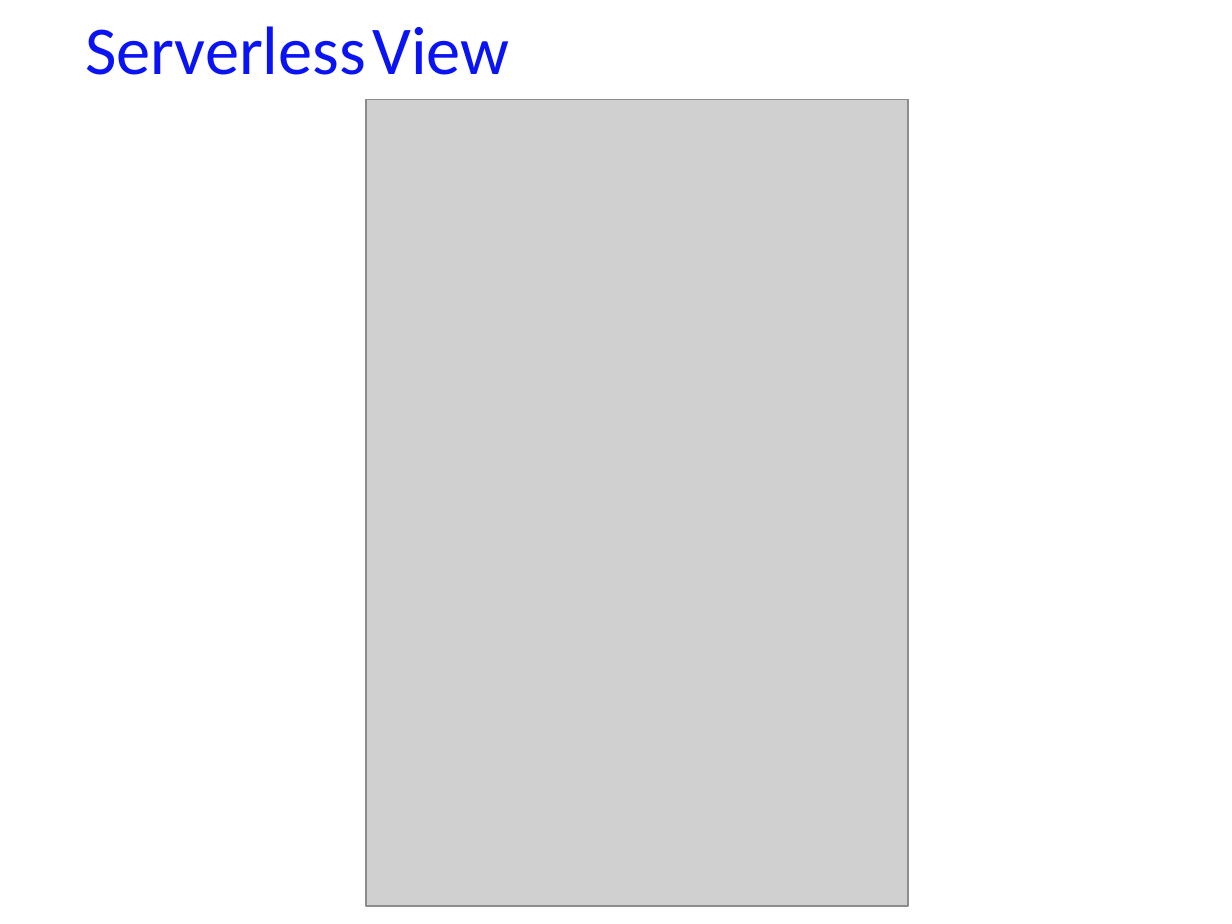
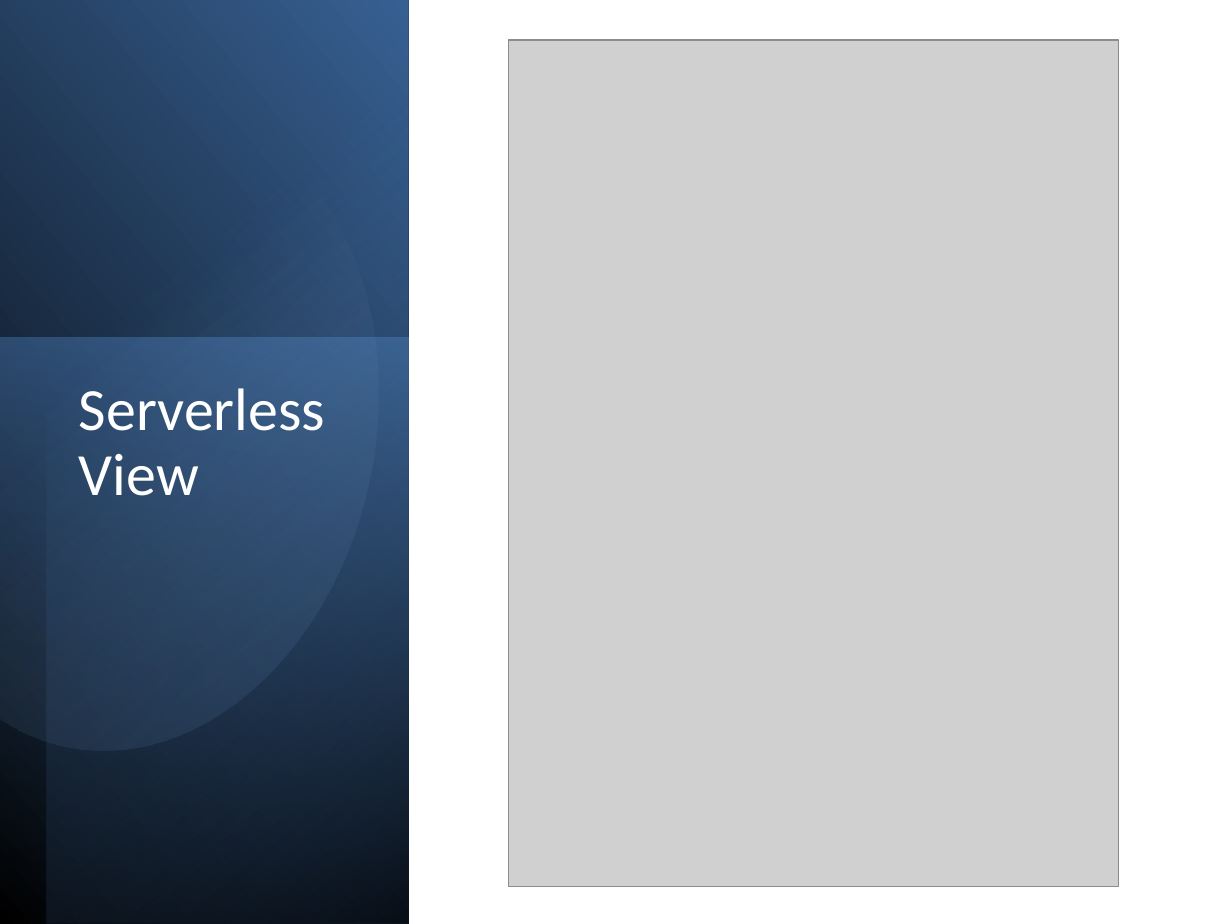
Before and after one commit to ckbitra/aiops-r8, a slide deck: slide 12 of docs/aiops_r8_presentation.pptx. Drawn at 1232x924 pixels with LibreOffice and Linux fonts; fonts in the diff are those of the drawing; grey boxes stand for pictures. Boxes give left, top, right and bottom in pixels: in the first picture for what was removed or moved away, otherwise in the second. Text is boxed around its words. In the diff, an @@ line names an element or a change of style, - is before the commit and + after.

```diff
--- a/docs/aiops_r8_presentation.pptx
+++ b/docs/aiops_r8_presentation.pptx
@@ rectangle added at bbox=[1, 0, 408, 924], fill gradient #000000 to #376092 @@
@@ rectangle added at bbox=[46, 0, 408, 924], fill gradient #000000 to #4F81BD @@
@@ picture: place and size @@
-picture at bbox=[366, 100, 908, 907]
+picture at bbox=[509, 41, 1119, 887]
@@ freeform shape added at bbox=[0, 78, 435, 796], fill gradient #95B3D7 to #376092 @@
@@ rectangle added at bbox=[0, 337, 407, 923], fill gradient #4F81BD to #254061 @@
@@ text "Serverless View": place and size @@
-text "Serverless View" at bbox=[85, 26, 509, 75]
+text "Serverless View" at bbox=[79, 388, 325, 496]
@@ text "Serverless View" at bbox=[79, 388, 325, 496]: size 40 to 35 pt, text colour #0A13F4 to #FFFFFF; line spacing 1 to 0.9; more space between paragraphs @@
```
Also in this commit, not shown: 7 other slides changed, 2 slides added, 2 slides removed.
